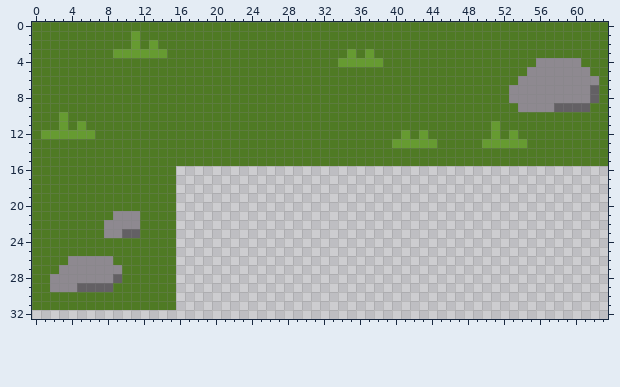
A pixel-art sprite gets an edit: Assets/Sprites/SAMPLE/png/BACKGROUND/BACKGROUND_FINAL.png. This is how it looked before the edit.
The file is 64x64 pixels. Shown: x 0..63, y 0..32.
The same view after the edit:
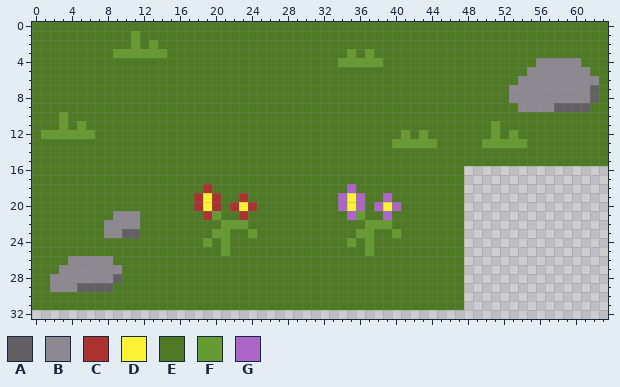
Palette (. is transparent): A #636064  B #8e8990  C #ac3232  D #fbf236  E #4f7a24  F #669b31  G #ac66c8
From old to new:
There is now colour C in row 18 at x 19; in row 19 at x 18, 20 and 23; in row 20 at x 18, 20, 22 and 24; in row 21 at x 19 and 23.
There is now colour D in row 19 at x 19 and 35; in row 20 at x 19, 23, 35 and 39.
There is now colour E in rows 16 to 17 at x 16 to 47; in row 18 at x 16 to 18, 20 to 34 and 36 to 47; in row 19 at x 16 to 17, 21 to 22, 24 to 33, 37 to 38 and 40 to 47; in row 20 at x 16 to 17, 21, 25 to 33, 37 and 41 to 47; in row 21 at x 16 to 18, 21 to 22, 24 to 34, 37 to 38 and 40 to 47; in row 22 at x 16 to 20, 24 to 36 and 40 to 47.
There is now colour E in row 23 at x 16 to 19, 22 to 23, 25 to 35, 38 to 39 and 41 to 47; in row 24 at x 16 to 18, 20, 22 to 34, 36 and 38 to 47; in row 25 at x 16 to 20, 22 to 36 and 38 to 47; in rows 26 to 31 at x 16 to 47.
There is now colour F in row 21 at x 20 and 36; in row 22 at x 21 to 23 and 37 to 39; in row 23 at x 20 to 21, 24, 36 to 37 and 40; in row 24 at x 19, 21, 35 and 37; in row 25 at x 21 and 37.
There is now colour G in row 18 at x 35; in row 19 at x 34, 36 and 39; in row 20 at x 34, 36, 38 and 40; in row 21 at x 35 and 39.
Changed places in both pictures, as pixel boxes (x1, y1, x2, y2):
added: (176, 166, 464, 310)
